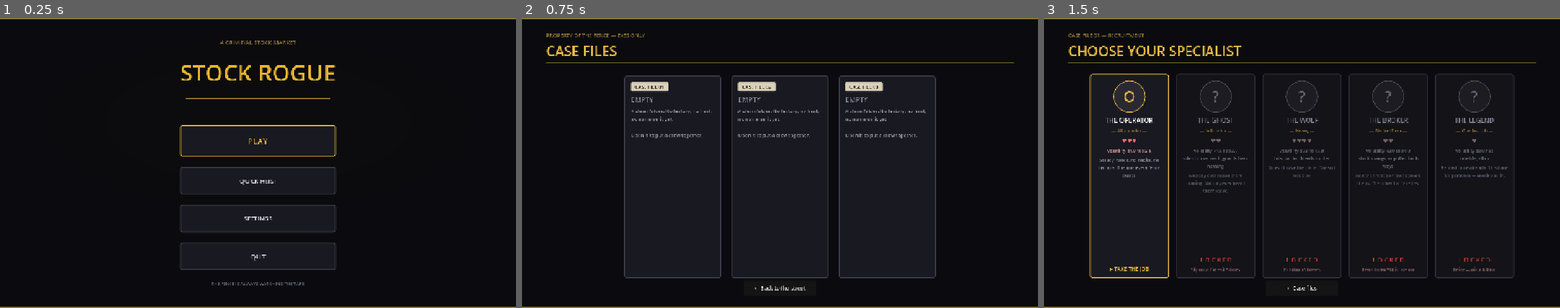
Above: before the commit, frames 1-3 (left to right).
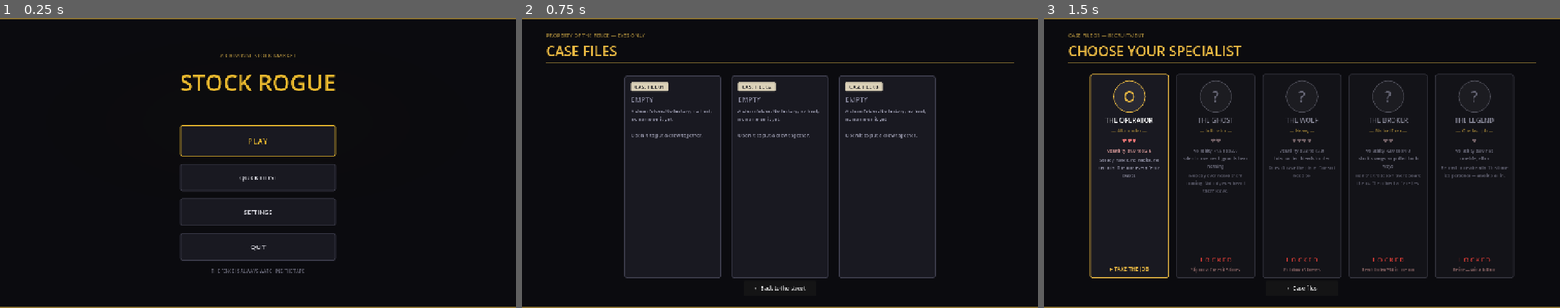
Above: after the commit, the same moments.

Repository: Kashwino/Stock-Rogue
Game: Godot game, scene res://home_screen.tscn
Two runs of this game, one before a commit and one after it. Both use one fixed random seed, a clock stepped at 60 frames per second and the inputs below.
Inputs (mouse positions are in pixels of both pictures, inside the frame that each line leads up to):
- Up to frame 1 (0.25 s): no input
- Up to frame 2 (0.75 s): click "PLAY" at 0.5 s
- Up to frame 3 (1.5 s): click (1193, 177) at 1.27 s

The runs differ from the first frame. In frame 1, 2.9% of the frame differs, in the area x 35-65%, y 7-93%; in frame 2, nothing differs; in frame 3, nothing differs.

Commit message:
Fix clean-import audio loading and add settings, pause, boss and market regression tests

Diff:
--- a/home_screen.gd
+++ b/home_screen.gd
@@ -11,16 +11,11 @@
 const PANEL_EDGE := Color(0.24, 0.24, 0.3)
 const INK_SOFT := Color(0.62, 0.62, 0.7)
 
-const SETTINGS_PATH := "user://settings.cfg"
 
 var _root: Control
 var _main_menu: Control
 var _settings_panel: Control
 
-var _master_slider: HSlider
-var _sfx_slider: HSlider
-var _fullscreen_check: CheckButton
-var _seed_input: LineEdit
 
 func _ready() -> void:
 	get_tree().paused = false
@@ -85,7 +80,7 @@
 	wrap.add_child(center)
 
 	var col := VBoxContainer.new()
-	col.add_theme_constant_override("separation", 26)
+	col.add_theme_constant_override("separation", 18)
 	col.mouse_filter = Control.MOUSE_FILTER_IGNORE
 	center.add_child(col)
 
--- a/project.godot
+++ b/project.godot
@@ -18,6 +18,7 @@
 TouchInput="*res://touch_input.gd"
 Sfx="*res://sfx.gd"
 Controls="*res://mobile_controls.gd"
+QAProbe="*res://qa_probe.gd"
 
 [display]
 window/size/viewport_width=1280
--- /dev/null
+++ b/qa_probe.gd
@@ -0,0 +1,39 @@
+extends Node
+## Opt-in read-only browser test telemetry. No commands or gameplay mutations.
+var enabled := false
+var clock := 0.0
+func _ready() -> void:
+	process_mode = Node.PROCESS_MODE_ALWAYS
+	enabled = OS.has_feature("web") and JavaScriptBridge.eval("new URLSearchParams(location.search).get('qa') === '1'", true) == true
+	set_process(enabled)
+func _process(delta: float) -> void:
+	clock -= delta
+	if clock > 0.0:
+		return
+	clock = 0.1
+	var scene := get_tree().current_scene
+	var controls: Array = []
+	_collect(get_tree().root, controls)
+	var view := get_viewport().get_visible_rect().size
+	var data := {"scene": scene.scene_file_path if scene else "", "paused": get_tree().paused,
+		"settings": Settings.values, "fps_cap": Engine.max_fps, "controls": controls,
+		"viewport": [view.x, view.y], "touch_visible": Controls._root.visible,
+		"master_db": AudioServer.get_bus_volume_db(0),
+		"left": [Controls.left_origin.x, Controls.left_origin.y],
+		"right": [Controls.right_origin.x, Controls.right_origin.y],
+		"move": [TouchInput.move.x, TouchInput.move.y], "firing": TouchInput.firing}
+	if scene is HeistFloor and is_instance_valid(scene.player):
+		data["position"] = [scene.player.global_position.x, scene.player.global_position.y]
+		data["shots"] = scene.player.shots_fired
+		data["elapsed"] = scene.active_elapsed
+		data["heat"] = scene.heat
+		data["active_enemies"] = scene.director.active_count
+		data["all_enemies"] = scene.director.enemies.size()
+	JavaScriptBridge.eval("window.stockRogueQA = " + JSON.stringify(data), true)
+func _collect(node: Node, out: Array) -> void:
+	if node is Control and node.is_visible_in_tree() and (node is BaseButton or node is HSlider):
+		var rect: Rect2 = node.get_global_rect()
+		out.append({"text": node.text if node is Button else node.name, "type": node.get_class(),
+			"rect": [rect.position.x, rect.position.y, rect.size.x, rect.size.y]})
+	for child in node.get_children():
+		_collect(child, out)
--- a/sfx.gd
+++ b/sfx.gd
@@ -1,14 +1,17 @@
 extends Node
-const SOUNDS := {
-	"shot": preload("res://audio/shot.wav"),
-	"hit": preload("res://audio/hit.wav"),
-	"pickup": preload("res://audio/pickup.wav"),
-	"warning": preload("res://audio/warning.wav")
+var sounds: Dictionary = {}
+const SOUND_PATHS := {
+	"shot": "res://audio/shot.wav",
+	"hit": "res://audio/hit.wav",
+	"pickup": "res://audio/pickup.wav",
+	"warning": "res://audio/warning.wav"
 }
 var players: Array[AudioStreamPlayer] = []
 var cursor := 0
 
 func _ready() -> void:
+	for id: String in SOUND_PATHS:
+		sounds[id] = load(SOUND_PATHS[id])
 	for i in 8:
 		var player := AudioStreamPlayer.new()
 		player.bus = &"SFX"
@@ -16,9 +19,9 @@
 		players.append(player)
 
 func play_sound(id: String) -> void:
-	if not SOUNDS.has(id) or players.is_empty():
+	if not sounds.has(id) or players.is_empty():
 		return
 	var player := players[cursor]
 	cursor = (cursor + 1) % players.size()
-	player.stream = SOUNDS[id]
+	player.stream = sounds[id]
 	player.play()
--- /dev/null
+++ b/tests/settings_test.gd
@@ -0,0 +1,19 @@
+extends Node
+func _ready() -> void:
+	var args := OS.get_cmdline_user_args()
+	var expected := {"master": 0.37, "sfx": 0.62, "fullscreen": true, "low_effects": true, "frame_cap": 30, "touch_mode": 1}
+	if "write" in args:
+		for key: String in expected:
+			Settings.set_setting(key, expected[key])
+		assert(Settings.last_save_error == OK, "settings write")
+		print("TEST settings: wrote audio and video")
+	else:
+		for key: String in expected:
+			assert(Settings.values[key] == expected[key], "settings cross-process reload: " + key)
+		assert(Engine.max_fps == 30)
+		assert(absf(AudioServer.get_bus_volume_db(0) - linear_to_db(0.37)) < 0.01)
+		assert(absf(AudioServer.get_bus_volume_db(AudioServer.get_bus_index("SFX")) - linear_to_db(0.62)) < 0.01)
+		print("TEST settings: audio/video persisted across separate processes and applied")
+		for key: String in Settings.DEFAULTS:
+			Settings.set_setting(key, Settings.DEFAULTS[key])
+	get_tree().quit(0)
--- /dev/null
+++ b/tests/settings_test.tscn
@@ -0,0 +1,4 @@
+[gd_scene load_steps=2 format=3]
+[ext_resource type="Script" path="res://tests/settings_test.gd" id="1"]
+[node name="SettingsTest" type="Node"]
+script = ExtResource("1")
--- /dev/null
+++ b/tests/smoke.gd
@@ -0,0 +1,134 @@
+extends Node
+var floor_scene: HeistFloor
+func _ready() -> void:
+	process_mode = Node.PROCESS_MODE_ALWAYS
+	_run.call_deferred()
+func check(condition: bool, description: String) -> void:
+	if not condition:
+		push_error("TEST FAILED: " + description)
+		get_tree().quit(1)
+		assert(condition, description)
+	print("TEST PASS: " + description)
+func _run() -> void:
+	RunSave.slot = RunSave.SLOT_COUNT
+	RunFlow.run_seed = 4817
+	RunState.start_run(load("res://main_character.tres"), 4817)
+	RunState.add_max_health(20)
+	RunFlow.pending_heist = MapNode.new()
+	RunFlow.pending_heist.venue_id = &"bank_job"
+	check(ItemPool.weapons().size() == 17, "17 weapons")
+	check(ItemPool.upgrades().size() >= 9, "expanded upgrade pool")
+	var weapon_ids: Dictionary = {}
+	for weapon: WeaponItem in ItemPool.weapons():
+		check(not weapon_ids.has(weapon.id), "unique weapon " + String(weapon.id))
+		weapon_ids[weapon.id] = true
+	floor_scene = load("res://heist_floor.tscn").instantiate()
+	get_tree().root.add_child(floor_scene)
+	get_tree().current_scene = floor_scene
+	await get_tree().process_frame
+	check(floor_scene.generator.rooms.size() == 8, "fixed eight-room Marlowe Exchange")
+	check(floor_scene.generator.start_room.name == &"Lobby", "authored lobby entrance")
+	check(not floor_scene.generator.entrance.is_empty(), "accessible main door")
+	var bosses := get_tree().get_nodes_in_group("boss")
+	check(bosses.size() == 1 and bosses[0] is AuditorBoss, "one unique Auditor boss")
+	var boss: AuditorBoss = bosses[0]
+	check(boss.get_parent() == floor_scene.generator.boss_room, "Auditor occupies the authored boss room")
+	var player := floor_scene.player
+	player._invulnerable = true
+	# Place inside the entrance to start the gameplay clock.
+	player.global_position = floor_scene.generator.start_room.center_position()
+	floor_scene.car.arm()
+	floor_scene.director.refresh()
+	await get_tree().create_timer(0.25).timeout
+	check(floor_scene.active_elapsed > 0.0, "heist clock advances")
+	var pause := get_tree().get_first_node_in_group("pause_menu") as PauseMenu
+	RunState.loadout.consume_round()
+	RunState.loadout.reload()
+	pause.open_pause()
+	var clock_before := floor_scene.active_elapsed
+	var heat_before := floor_scene.heat
+	var price_before := RunState.market.price_of(&"bank_job")
+	var position_before := player.global_position
+	await get_tree().create_timer(1.6, true).timeout
+	check(get_tree().paused and floor_scene.active_elapsed == clock_before, "pause freezes grading time")
+	check(floor_scene.heat == heat_before and RunState.market.price_of(&"bank_job") == price_before, "pause freezes heat and market")
+	check(player.global_position == position_before and RunState.loadout.reloading, "pause freezes player and reload timer")
+	pause.close_pause()
+	await get_tree().create_timer(1.7).timeout
+	check(not RunState.loadout.reloading, "reload resumes after pause")
+	# Reload cancellation must never refill a replacement gun.
+	RunState.loadout.consume_round()
+	RunState.loadout.reload()
+	RunState.loadout.equip(ItemPool.weapons()[1])
+	check(not RunState.loadout.reloading, "equipping a chest weapon cancels stale reload")
+	# Actual distance sleeping, hysteresis, and damage wake-up.
+	var guard: Enemy = load("res://enemy.tscn").instantiate()
+	guard.position = player.global_position + Vector2(5000, 0)
+	floor_scene.add_child(guard)
+	floor_scene.director.refresh()
+	check(guard.sleeping and not guard.is_physics_processing(), "far guard physics sleeps")
+	guard.global_position = player.global_position + Vector2(1200, 0)
+	floor_scene.director.refresh()
+	check(guard.sleeping, "sleep hysteresis avoids threshold churn")
+	guard.take_damage(1)
+	floor_scene.director.refresh()
+	check(not guard.sleeping, "damage wakes a sleeping guard")
+	guard.wake_until_msec = 0
+	guard.global_position = player.global_position + Vector2(5000, 0)
+	floor_scene.director.refresh()
+	check(guard.sleeping, "guard sleeps again outside range")
+	guard.global_position = player.global_position + Vector2(900, 0)
+	floor_scene.director.refresh()
+	check(not guard.sleeping, "near guard wakes")
+	guard.queue_free()
+	# Market operations: validate before spending, preserve changes in a save.
+	RunEconomy.gold = 0
+	var asset := RunState.market.get_asset(&"bank_job")
+	var before := asset.current_price
+	check(not MarketOps.execute("pump", &"bank_job")["ok"] and asset.current_price == before, "unaffordable trade is atomic")
+	RunEconomy.gold = 500
+	check(MarketOps.execute("pump", &"bank_job")["ok"], "pump executes")
+	check(is_equal_approx(asset.current_price, before * 1.15) and RunEconomy.gold == 440, "pump cost and price")
+	before = asset.current_price
+	check(MarketOps.execute("short", &"bank_job")["ok"], "short executes")
+	check(is_equal_approx(asset.current_price, before * 0.8) and RunEconomy.gold == 475, "short payout and price")
+	check(MarketOps.execute("hedge", &"bank_job")["ok"] and RunState.hedge_charges == 3, "three-hit circuit breaker")
+	check(not MarketOps.execute("hedge", &"bank_job")["ok"] and RunEconomy.gold == 375, "cannot double-buy active hedge")
+	floor_scene.live.report_damage_taken(1)
+	check(RunState.hedge_charges == 2, "damage consumes hedge")
+	RunState.add_perk(&"fast_hands")
+	var saved := RunState.serialize(4817, 0, 0, 0)
+	check(saved["hedge_charges"] == 2 and "fast_hands" in saved["perks"], "perk and hedge serialization")
+	# Boss telegraphs, a second phase, projectile identity and death hookup.
+	player.global_position = boss.global_position + Vector2(180, 80)
+	boss.set_sleeping(false)
+	boss.clock = 0.0
+	boss.attack = AuditorBoss.Attack.RECOVER
+	boss._physics_process(0.02)
+	check(boss.attack == AuditorBoss.Attack.DECLARE_LEVY, "boss declares levy")
+	boss.clock = 0.0
+	boss._physics_process(0.02)
+	check(boss.attack == AuditorBoss.Attack.RECOVER, "boss fires levy and recovers")
+	boss.health = boss.max_health / 2
+	boss.clock = 0.0
+	boss._physics_process(0.02)
+	check(boss.phase == 2 and boss.attack == AuditorBoss.Attack.DECLARE_CHARGE, "margin-call phase declares charge")
+	boss.take_damage(9999)
+	check(floor_scene.marked, "boss death marks heist and triggers reward")
+	floor_scene.queue_free()
+	await get_tree().process_frame
+	get_tree().paused = false
+	RunState.deserialize(saved)
+	check(RunState.has_perk(&"fast_hands") and RunState.hedge_charges == 2, "perk and hedge deserialize")
+	# Construct the remaining production screens to catch missing node references.
+	for path: String in ["res://home_screen.tscn", "res://character_select.tscn", "res://map_ui_screen.tscn", "res://hideout_room.tscn"]:
+		var scene: Node = load(path).instantiate()
+		get_tree().root.add_child(scene)
+		get_tree().current_scene = scene
+		await get_tree().process_frame
+		await get_tree().process_frame
+		check(is_instance_valid(scene), "screen ready " + path)
+		scene.queue_free()
+		await get_tree().process_frame
+	print("TEST SUITE COMPLETE")
+	get_tree().quit(0)
--- /dev/null
+++ b/tests/smoke.tscn
@@ -0,0 +1,4 @@
+[gd_scene load_steps=2 format=3]
+[ext_resource type="Script" path="res://tests/smoke.gd" id="1"]
+[node name="SmokeTest" type="Node"]
+script = ExtResource("1")
Not shown, changed: .github/workflows/web-beta.yml
